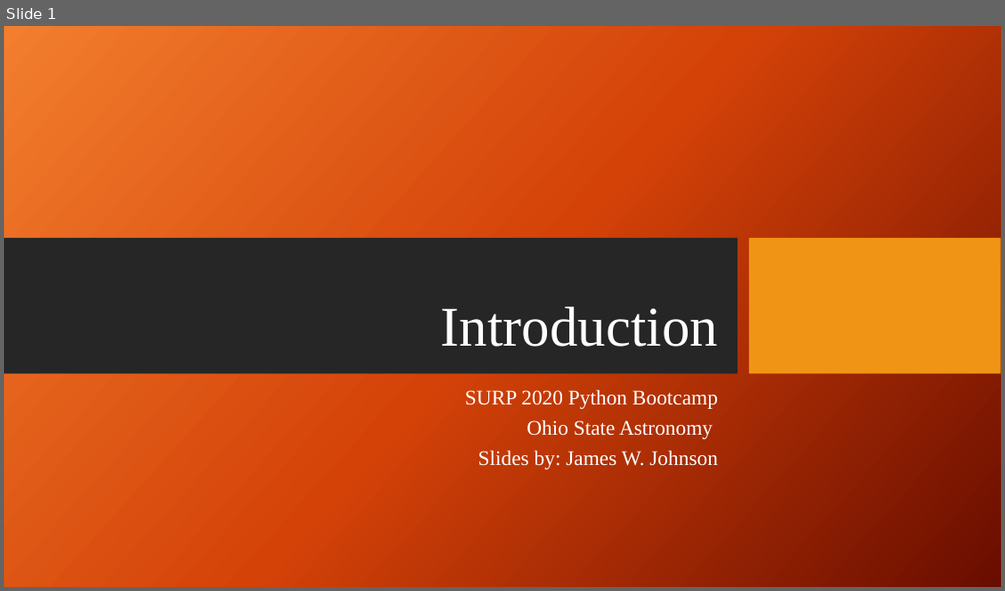
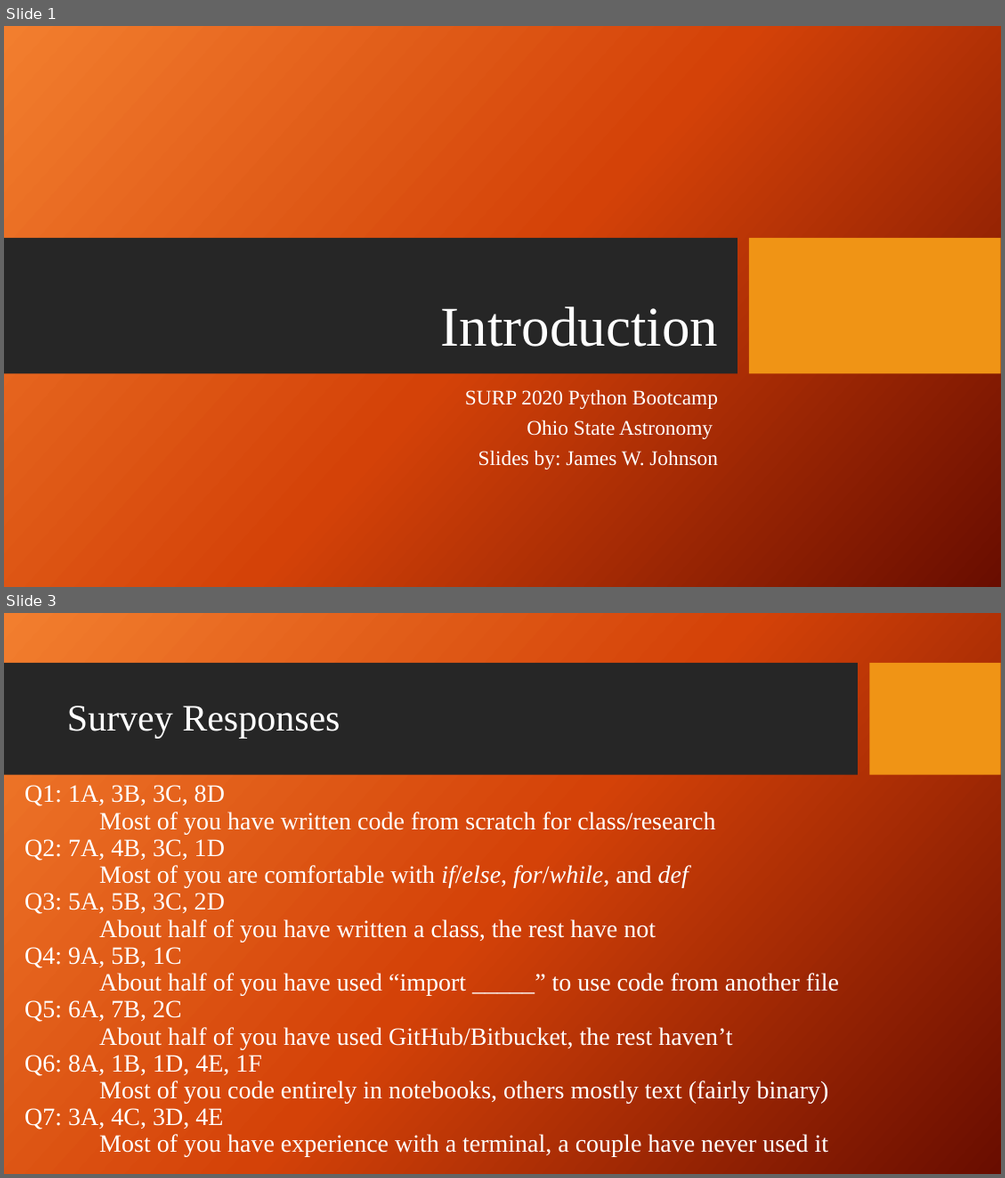
Before and after one commit to giganano/PythonBootcamp, a slide deck: slides/intro.pptx. Shown one above the other, each under a label of ours: slide 1 before the commit, slides 1 and 3 after it; the slides between them are not shown. The pictures are 1005x591 and 1005x1178 pixels, drawn with LibreOffice and Linux fonts; fonts in the diff are those of the drawing; background and template pictures are left out. Boxes give left, top, right and bottom in pixels: in the first picture for what was removed or moved away, otherwise in the second. Text is boxed around its words. In the diff, an @@ line names an element or a change of style, - is before the commit and + after.

Commit message:
slides: terminal

```diff
--- a/slides/intro.pptx
+++ b/slides/intro.pptx
@@ slide 3 added at bbox=[4, 613, 1001, 1174], background picture (left out) @@
@@ rectangle added at bbox=[4, 663, 858, 775], fill #262626 @@
@@ rectangle added at bbox=[870, 663, 1001, 775], fill #F09415 @@
@@ title added at bbox=[67, 706, 340, 738], 36 pt, text #FFFFFF @@
+Survey Responses
@@ text added at bbox=[24, 785, 839, 1157], 24 pt, text #FFFFFF @@
+Q1: 1A, 3B, 3C, 8D
+Most of you have written code from scratch for class/research
+Q2: 7A, 4B, 3C, 1D
+Most of you are comfortable with if/else, for/while, and def
+Q3: 5A, 5B, 3C, 2D
+About half of you have written a class, the rest have not
+Q4: 9A, 5B, 1C
+About half of you have used “import _____” to use code from another file
+Q5: 6A, 7B, 2C
+About half of you have used GitHub/Bitbucket, the rest haven’t
+Q6: 8A, 1B, 1D, 4E, 1F
+Most of you code entirely in notebooks, others mostly text (fairly binary)
+Q7: 3A, 4C, 3D, 4E
+Most of you have experience with a terminal, a couple have never used it
```
Also in this commit, not shown: 2 slides changed, 3 other slides added, 6 other files.
